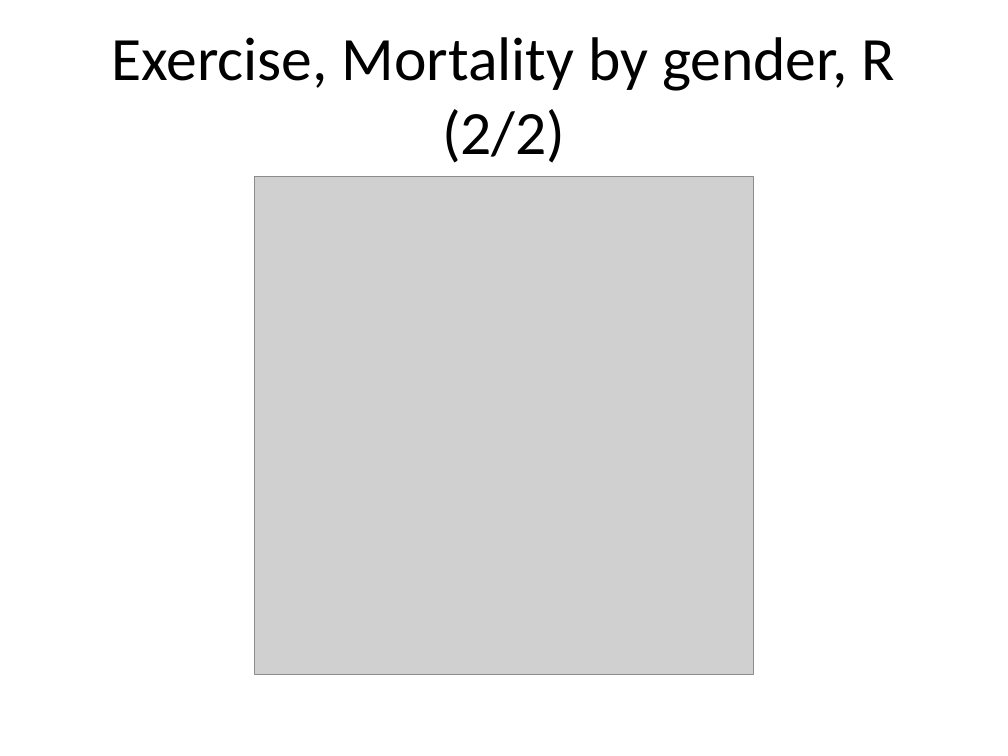
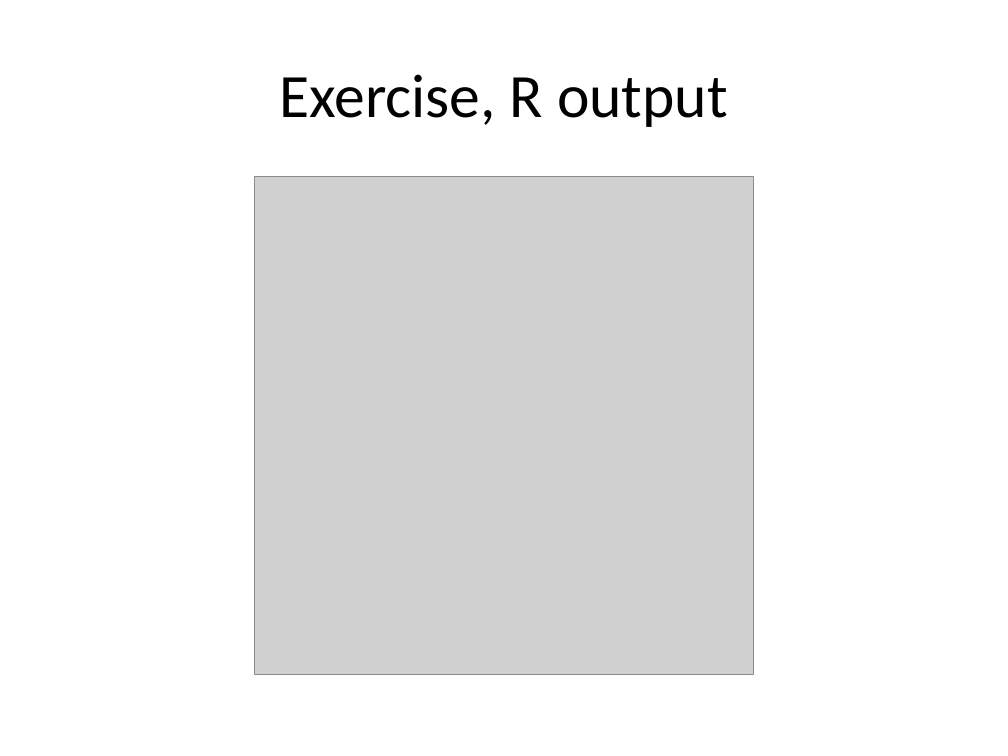
Before and after one commit to pmean/data-visualization, a slide deck: slide 6 of data-viz-02/component/exercise-mortality-by-sex.pptx. Drawn at 1008x756 pixels with LibreOffice and Linux fonts; fonts in the diff are those of the drawing; grey boxes stand for pictures. Boxes give left, top, right and bottom in pixels: in the first picture for what was removed or moved away, otherwise in the second. Text is boxed around its words. In the diff, an @@ line names an element or a change of style, - is before the commit and + after.

```diff
--- a/data-viz-02/component/exercise-mortality-by-sex.pptx
+++ b/data-viz-02/component/exercise-mortality-by-sex.pptx
@@ title at (x1=279, y1=74, x2=728, y2=127): text changed @@
-Exercise, Mortality by gender, R (2/2)
+Exercise, R output
```
Also in this commit, not shown: 4 other slides changed, 1 slide removed, 38 other files.
